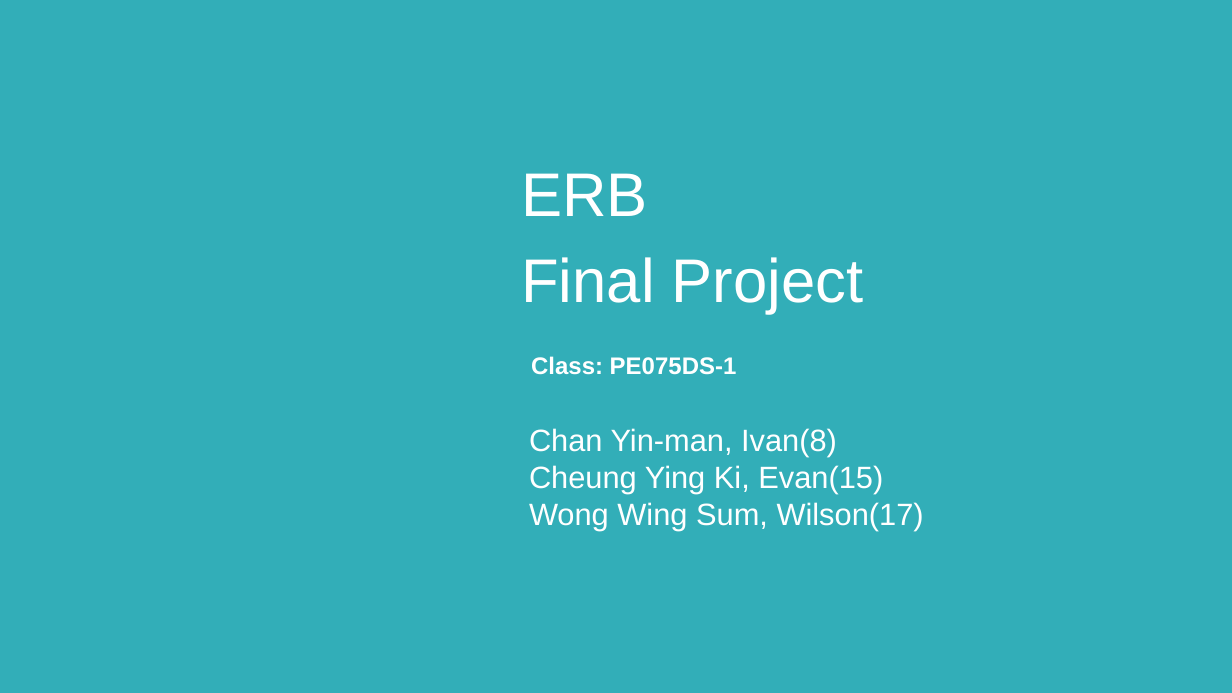
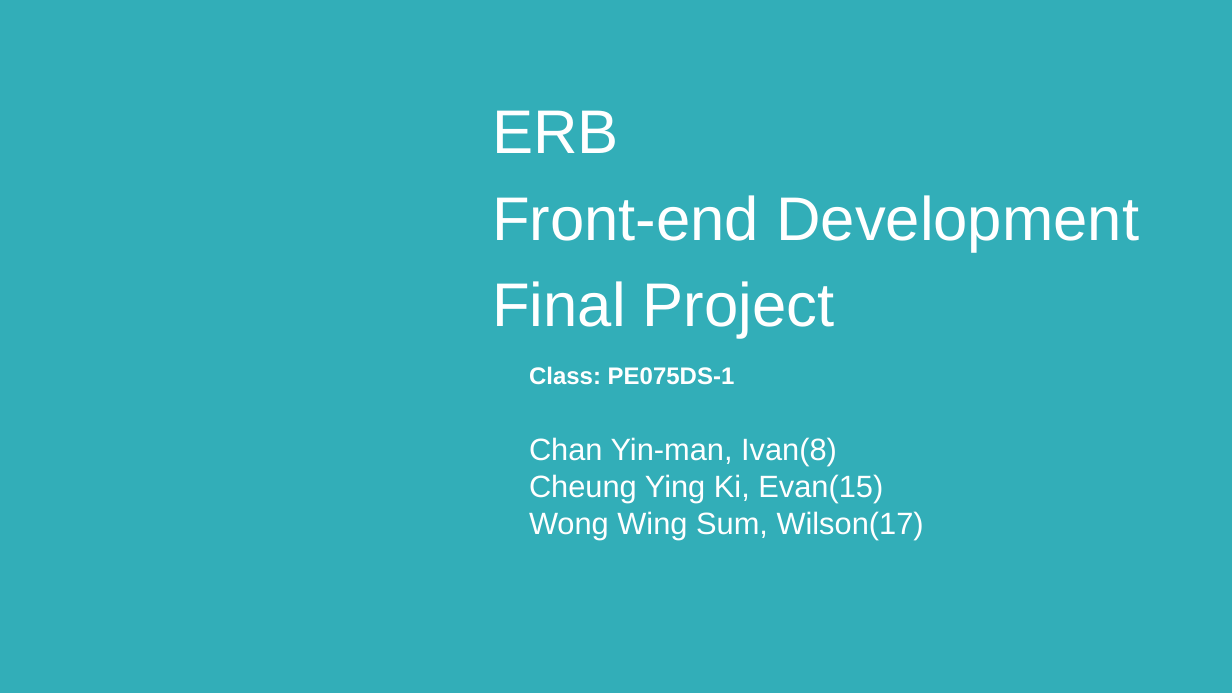
Before and after one commit to ivanymc/hiking.hk-website, a slide deck: slide 1 of src/ref/final_project_brief.pptx. Drawn at 1232x693 pixels with LibreOffice and Linux fonts; fonts in the diff are those of the drawing; background and template pictures are left out. Boxes give left, top, right and bottom in pixels: in the first picture for what was removed or moved away, otherwise in the second. Text is boxed around its words. In the diff, an @@ line names an element or a change of style, - is before the commit and + after.

```diff
--- a/src/ref/final_project_brief.pptx
+++ b/src/ref/final_project_brief.pptx
@@ text "ERB": place and size @@
-text "ERB" at box(521, 173, 864, 314)
+text "ERB" at box(492, 110, 1139, 338)
@@ text at box(492, 195, 1139, 251): paragraph added @@
+Front-end Development
@@ text "Class: PE075DS-1": place and size @@
-text "Class: PE075DS-1" at box(531, 356, 737, 375)
+text "Class: PE075DS-1" at box(529, 366, 735, 385)
@@ text "Chan Yin-man, Ivan(8)": place and size @@
-text "Chan Yin-man, Ivan(8)" at box(529, 428, 924, 530)
+text "Chan Yin-man, Ivan(8)" at box(529, 437, 924, 540)
```
Also in this commit, not shown: 1 slide added.
